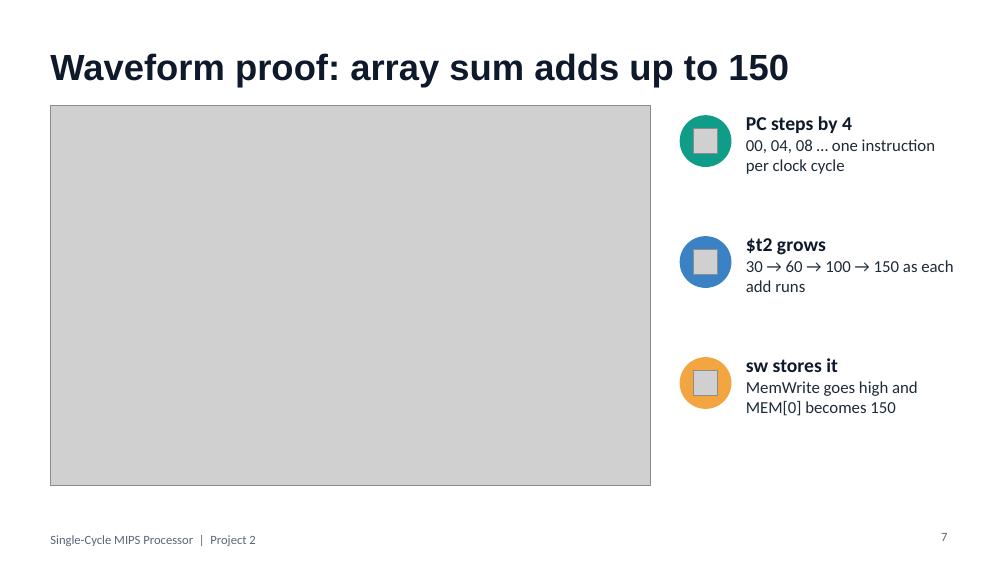
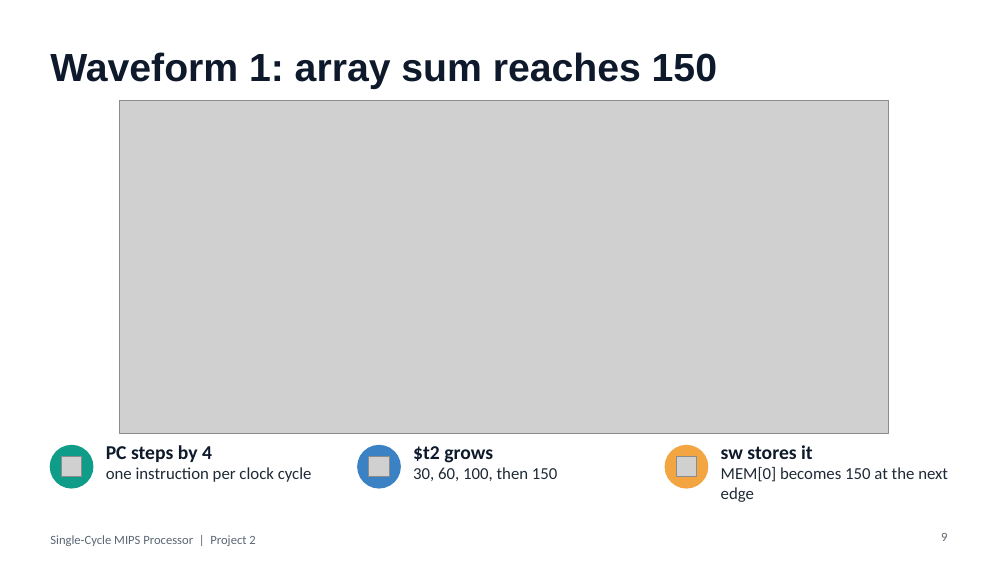
Before and after one commit to Jgauri24/mca_project, a slide deck: slide 9 of presentation/MIPS_Single_Cycle_Presentation.pptx (slide 7 before the commit). Drawn at 1008x567 pixels with LibreOffice and Linux fonts; fonts in the diff are those of the drawing; grey boxes stand for pictures. Boxes give left, top, right and bottom in pixels: in the first picture for what was removed or moved away, otherwise in the second. Text is boxed around its words. In the diff, an @@ line names an element or a change of style, - is before the commit and + after.

Commit message:
docs(presentation): expand deck to 14 slides
Adds control-signal table, bit layouts, testing-flow slide, second
waveform, problems/limits slide, repository link and updated roles.

```diff
--- a/presentation/MIPS_Single_Cycle_Presentation.pptx
+++ b/presentation/MIPS_Single_Cycle_Presentation.pptx
@@ title at (50, 52, 717, 89): text changed; size 26 to 28 pt @@
-Waveform proof: array sum adds up to 150
+Waveform 1: array sum reaches 150
@@ picture: place and size @@
-picture at (50, 106, 650, 486)
+picture at (120, 101, 888, 433)
@@ ellipse: place and size @@
-ellipse at (680, 116, 731, 166)
+ellipse at (50, 446, 93, 488)
@@ text "PC steps by 4": place and size @@
-text "PC steps by 4" at (746, 116, 935, 174)
+text "PC steps by 4" at (106, 445, 312, 482)
@@ ellipse: place and size @@
-ellipse at (680, 237, 731, 287)
+ellipse at (358, 446, 400, 488)
@@ text "$t2 grows": place and size @@
-text "$t2 grows" at (746, 238, 953, 292)
+text "$t2 grows" at (413, 446, 558, 481)
@@ ellipse: place and size @@
-ellipse at (680, 358, 731, 408)
+ellipse at (665, 446, 708, 488)
@@ text "sw stores it": place and size @@
-text "sw stores it" at (746, 358, 918, 416)
+text "sw stores it" at (721, 445, 948, 502)
@@ picture: place and size @@
-picture at (694, 129, 718, 153)
+picture at (61, 457, 82, 477)
@@ text at (106, 467, 312, 482): text changed @@
-00, 04, 08 … one instruction per clock cycle
+one instruction per clock cycle
@@ picture: place and size @@
-picture at (694, 250, 718, 274)
+picture at (369, 457, 389, 477)
@@ text at (413, 467, 558, 481): text changed @@
-30 → 60 → 100 → 150 as each add runs
+30, 60, 100, then 150
@@ picture: place and size @@
-picture at (694, 371, 718, 395)
+picture at (676, 457, 697, 477)
@@ text at (721, 467, 948, 502): text changed @@
-MemWrite goes high and MEM[0] becomes 150
+MEM[0] becomes 150 at the next edge
@@ page number at (941, 533, 947, 541): text changed @@
-7
+9
```
Also in this commit, not shown: 8 other slides changed, 4 slides added.
